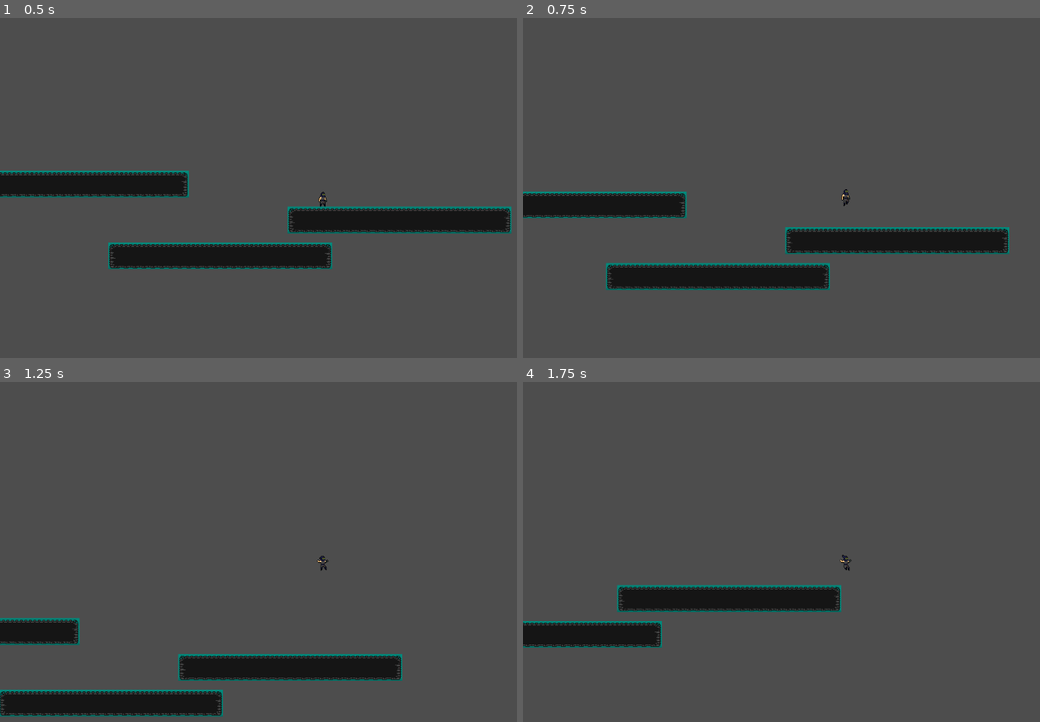
Above: before the commit, frames 1-4 (two rows, left to right).
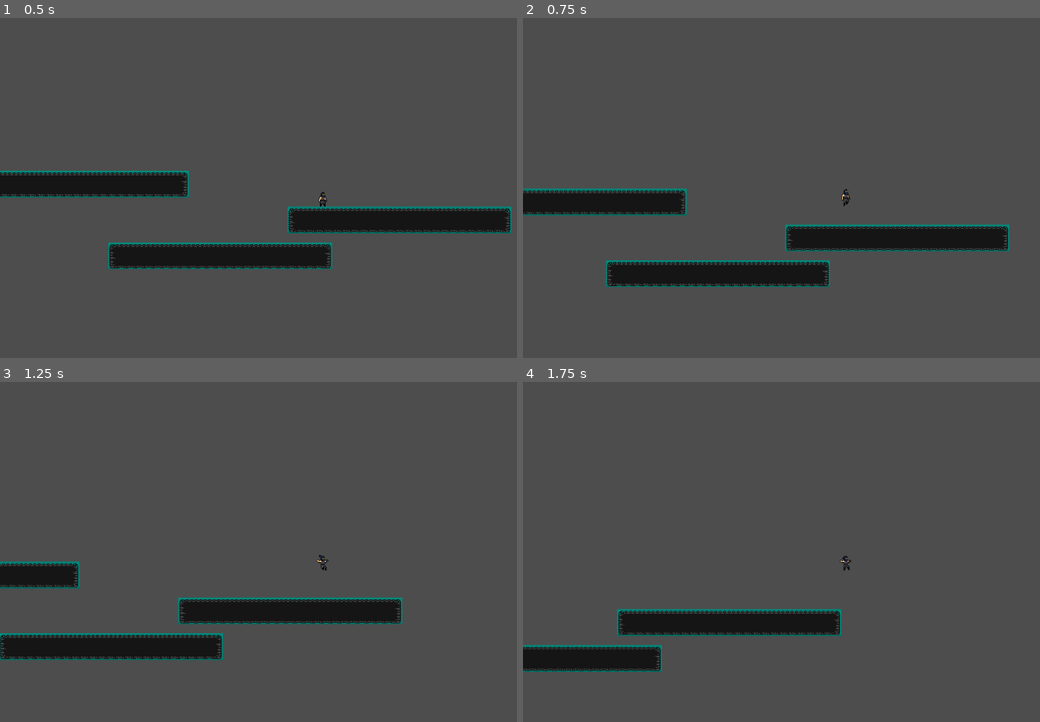
Above: after the commit, the same moments.

Repository: FoxParadeAFK/Twilight-Night
Game: Godot game, scene res://Scene/MainScene.tscn
Two runs of this game, one before a commit and one after it. Both use one fixed random seed, a clock stepped at 60 frames per second and the inputs below.
Inputs:
- Up to frame 1 (0.5 s): no input
- Up to frame 2 (0.75 s): tap Enter at 0.5 s; hold X (Move_Right) from 0.53 s (still down); tap Space (Jump) at 0.6 s
- Up to frame 3 (1.25 s): keep holding X (Move_Right); tap Space (Jump) at 0.77, 1.07 s
- Up to frame 4 (1.75 s): keep holding X (Move_Right); tap Space (Jump) at 1.35, 1.52 s

Frame 1 is identical in both runs. In frame 2, 3.9% of the frame differs, in the area x 0-95%, y 50-81%; in frame 3, 14%, in the area x 0-78%, y 50-99%; in frame 4, 9.5%.

Commit message:
Additional jump features w/ coyote and input handle
Added some minor features for the jump just to make it feel a little nicer

Diff:
--- a/Master/Script/State Machine/States/Sub States/InAirState.gd
+++ b/Master/Script/State Machine/States/Sub States/InAirState.gd
@@ -6,7 +6,10 @@
 var jumpInput : bool
 
 var amountOfJumpsLeft : int
-const amountOfJumps : int = 2
+const amountOfJumps : int = 1
+
+var coyoteTimerActive : bool
+const coyoteTimerDurationInMilliseconds : int = 100
 
 func _init(_animationName : String, _player : Player, _playerData : PlayerData, _stateMachine : StateMachine):
   animationName = _animationName
@@ -16,16 +19,22 @@
 
   amountOfJumpsLeft = amountOfJumps
 
+func Enter() -> void:
+  super.Enter()
+
+  StartCoyoteTimer()
+
 func Update(_delta : float) -> void:
   super.Update(_delta)
+  print(" !! <Jump: %s" % amountOfJumpsLeft)
 
   xInput = player.inputManager.normXInput
   jumpInput = player.inputManager.jumpInput
 
+  CheckCoyoteTimer()
+
   var animationFrame : float = (player.velocity.y + playerData.yJumpVelocity) / (playerData.yJumpVelocity * 2 / player.animationPlayer.current_animation_length)
   player.animationPlayer.seek(round(animationFrame), true)
-
-
 
 func PhysicsUpdate(_delta : float) -> void:
   super.PhysicsUpdate(_delta)
@@ -39,6 +48,15 @@
     player.SetGravity(playerData.defaultGraity * _delta)
     player.SetVelocityX(playerData.xMovementVelocity * xInput)
 
+func StartCoyoteTimer() -> void: coyoteTimerActive = true
+
+func StopCoyoteTImer() -> void: coyoteTimerActive = false
+
+func CheckCoyoteTimer() -> void:
+  if (coyoteTimerActive && Time.get_ticks_msec() > startTimeInMilliseconds + coyoteTimerDurationInMilliseconds && amountOfJumps == amountOfJumpsLeft):
+    print("   // (Jump has been cancelled from the timer")
+    StopCoyoteTImer()
+    DecreaseAmountOfJumpsLeft()
 
 func CanJump() -> bool: return false if amountOfJumpsLeft == 0 else true
 
--- a/Master/Script/State Machine/States/Sub States/JumpState.gd
+++ b/Master/Script/State Machine/States/Sub States/JumpState.gd
@@ -10,6 +10,8 @@
 
 func Enter() -> void:
 	super.Enter()
+	player.inAirState.StopCoyoteTImer()
+
 	player.inputManager.UseJumpInput()
 	player.inAirState.DecreaseAmountOfJumpsLeft()
 	player.SetVelocityY(-playerData.yJumpVelocity)
--- a/Master/Script/State Machine/States/Super States/AbilitiesState.gd
+++ b/Master/Script/State Machine/States/Super States/AbilitiesState.gd
@@ -18,8 +18,6 @@
 func Update(_delta : float) -> void:
 	super.Update(_delta)
 
-	print(isAbilitiesDone)
-
 func PhysicsUpdate(_delta : float) -> void:
 	super.PhysicsUpdate(_delta)
 
--- a/Master/Script/State Machine/Template/Player/InputManager.gd
+++ b/Master/Script/State Machine/Template/Player/InputManager.gd
@@ -5,7 +5,8 @@
 var rawMovementInput : float
 var normXInput : int
 
-
+var jumpInputStartTimeInMilliseconds : int
+const jumpInputHoldTimeInMilliseconds : int = 170
 var jumpInput : bool
 
 
@@ -13,12 +14,21 @@
 	OnMoveInput()
 	OnJumpInput()
 
+	print(jumpInput)
+
+	CheckJumpInputHold()
+
 func OnMoveInput() -> void:
 	rawMovementInput = Input.get_axis("Move_Left", "Move_Right")
 	normXInput = roundi(rawMovementInput)
 
 func OnJumpInput() -> void:
 	if (Input.is_action_just_pressed("Jump")):
+		jumpInputStartTimeInMilliseconds = Time.get_ticks_msec()
 		jumpInput = true;
 
 func UseJumpInput() -> void: jumpInput = false
+
+func CheckJumpInputHold() -> void:
+	if (Time.get_ticks_msec() > jumpInputStartTimeInMilliseconds + jumpInputHoldTimeInMilliseconds):
+		jumpInput = false
--- a/Master/Script/State Machine/Template/Player/PlayerData.gd
+++ b/Master/Script/State Machine/Template/Player/PlayerData.gd
@@ -3,6 +3,6 @@
 class_name PlayerData
 
 const xMovementVelocity : int = 300
-const yJumpVelocity : float = 400
+const yJumpVelocity : float = 350
 
 var defaultGraity = ProjectSettings.get_setting("physics/2d/default_gravity")
--- a/Master/Script/State Machine/Template/State.gd
+++ b/Master/Script/State Machine/Template/State.gd
@@ -6,6 +6,8 @@
 var player : Player
 var playerData : PlayerData
 var stateMachine : StateMachine
+
+var startTimeInMilliseconds : int
 
 var isAnimationFinished : bool
 
@@ -16,17 +18,21 @@
 	stateMachine = _stateMachine
 
 func Enter() -> void:
-	print("Current State => %s " % animationName)
+	startTimeInMilliseconds = Time.get_ticks_msec()
 	player.animationPlayer.play(animationName)
+
+	print("?? Entered current state: %s at time %s" % [animationName, startTimeInMilliseconds])
 
 	isAnimationFinished = false
 
 func Exit() -> void: pass
 
 func Update(_delta : float) -> void:
+	pass
+
+func PhysicsUpdate(_delta : float) -> void:
 	DoCheck()
 
-func PhysicsUpdate(_delta : float) -> void: pass
 
 func DoCheck() -> void: pass
 
